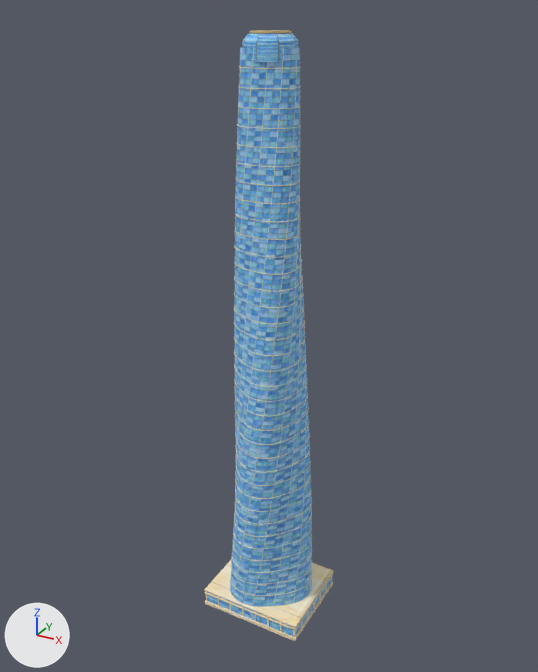
Two versions of the Blender file art/renovation/v2/models/shanghai.blend, one commit apart.
Rendered twice from a camera (50 mm lens) standing at (61.1, -111.5, 117.5) and looking at (-1.0, 1.4, 61.1). Lighting does not change. The marker at lower left points along +X, +Y and +Z. The first picture is the older version.

The older version as bpy lines, for what is in view:
```python
me_shanghai = bpy.data.meshes.new('shanghai')
me_shanghai.from_pydata(...)  # 12708 vertices, 17778 faces; spans x -10.9..10.9, y -9.4..9.4, z 0.0..114.3
# faces by material slot: [1926, 15756, 96]
me_shanghai.materials.append(mat_glass_003)  # picture img_v203_png
me_shanghai.materials.append(mat_trim_003)  # picture img_v201_stone_webp
me_shanghai.materials.append(mat_gold_003)  # brown #d1b67e
ob_shanghai_architecture = bpy.data.objects.new('shanghai_architecture', me_shanghai)
ob_shanghai_architecture.parent = ob_shanghai
ob_shanghai_architecture.location = (0.0, 0.0, 0.0)
```
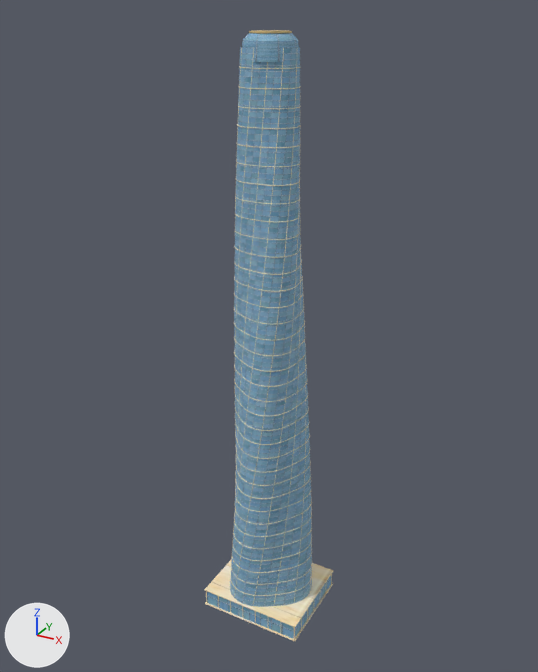
Edits to the bpy script that builds the scene:
```text
Add img_v211_png:
    img_v211_png = load_image('V211.png', '_unpacked/V211.png', 1254, 1254, 'sRGB')
Add mat_glass:
    mat_glass = principled_material('glass')
    mat_glass.texture = img_v211_png
    mat_glass.roughness = 0.75
Change me_shanghai:
    used by ob_shanghai_architecture; parent = ob_shanghai; location = (0.0, 0.0, 0.0)
    remove me_shanghai.from_pydata(...)  # 12708 vertices, 17778 faces; spans x -10.9..10.9, y -9.4..9.4, z 0.0..114.3
    add me_shanghai.from_pydata(...)  # 12692 vertices, 17766 faces; spans x -10.9..10.9, y -9.4..9.4, z 0.0..114.3
    me_shanghai part 1: the loose piece of 8 vertices spanning x -10.9..10.9, y -9.4..9.4, z 3.1..3.3 is deleted
    me_shanghai part 2: the loose piece of 8 vertices spanning x -10.9..10.9, y -9.4..9.4, z 0.7..0.9 is deleted
    me_shanghai part 3: 9 kept faces spanning x -10.5..10.5, y -9.0..9.0, z 0.0..105.8 get new texture (UV) coordinates
    me_shanghai part 4: 1832 faces spanning x -10.5..10.5, y -9.0..9.0, z 0.0..114.0 switch from mat_glass_003 (picture img_v203_png) to mat_glass (picture img_v211_png)
    other edits to the shape of me_shanghai do not show in these pictures
```

Pixel boxes (x1, y1, x2, y2) of what changed, in the pictures (538 x 672 px):
part 1 of me_shanghai, deleted: before (204, 574, 333, 630)
part 2 of me_shanghai, deleted: before (205, 582, 333, 639)
part 3 of me_shanghai, surface changed: (207, 578, 331, 636) in both
part 4 of me_shanghai, recoloured: (207, 33, 331, 636) in both
